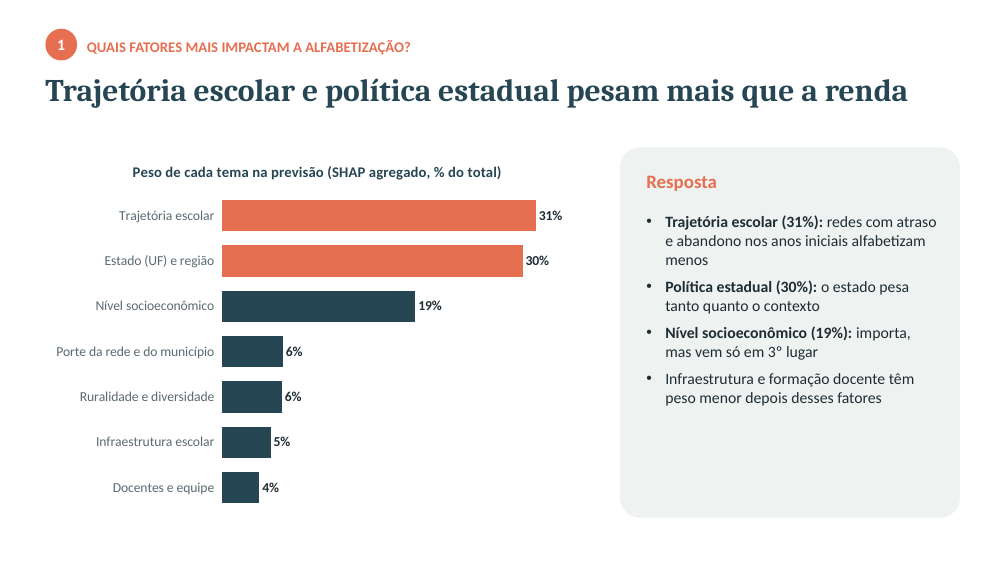
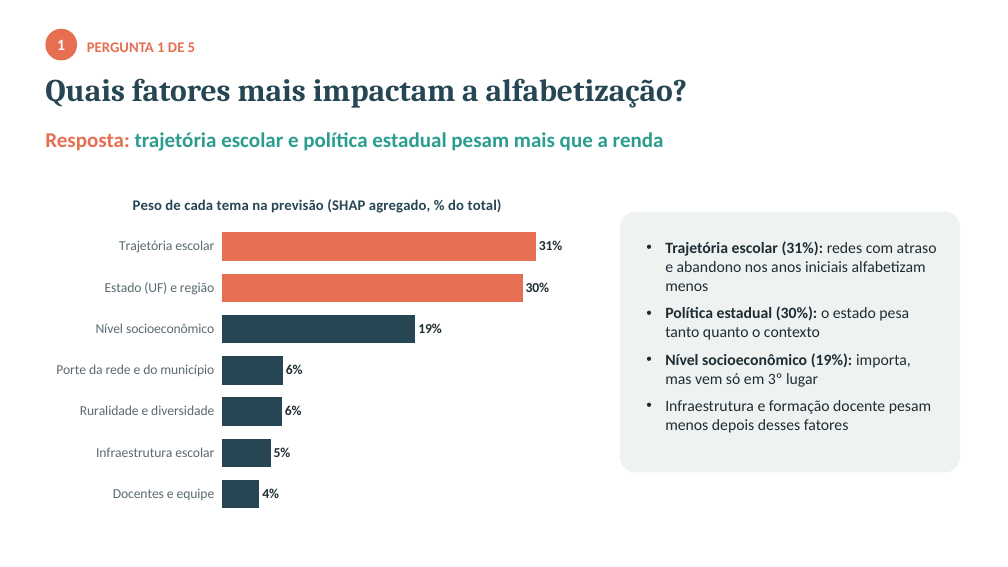
Before and after one commit to eliaslopesjr1-maker/tech-challenge-fase3-alfabetizacao, a slide deck: slide 5 of reports/apresentacao_executiva.pptx. Drawn at 1008x567 pixels with LibreOffice and Linux fonts; fonts in the diff are those of the drawing. Boxes give left, top, right and bottom in pixels: in the first picture for what was removed or moved away, otherwise in the second. Text is boxed around its words. In the diff, an @@ line names an element or a change of style, - is before the commit and + after.

Commit message:
Apresentação reorganizada por pergunta de negócio (2 slides cada)
Cada pergunta ganha um slide com a pergunta como título, a resposta direta
e o dado principal, e um slide de evidência. Novos slides: variáveis mais
influentes (SHAP x permutação), municípios-referência por grupo e as 37
redes onde gravidade e volume se encontram (58 mil crianças).

```diff
--- a/reports/apresentacao_executiva.pptx
+++ b/reports/apresentacao_executiva.pptx
@@ text added at (87,42,195,52), 14 pt, text #E76F51, bold @@
+PERGUNTA 1 DE 5
@@ text at (45,78,687,108): text changed; size 14 to 30 pt; font Calibri to Cambria; text colour #E76F51 to #264653 @@
-QUAIS FATORES MAIS IMPACTAM A ALFABETIZAÇÃO?
+Quais fatores mais impactam a alfabetização?
@@ text "Quais fatores mais impactam a ..." at (45,78,687,108): vertical alignment middle to top @@
@@ text at (45,132,664,151): text changed; size 30 to 20 pt; font Cambria to Calibri; text colour #264653 to #2A9D8F @@
-Trajetória escolar e política estadual pesam mais que a renda
+Resposta: trajetória escolar e política estadual pesam mais que a renda
@@ text removed at (646,175,717,191) @@
-Resposta
@@ bar chart at (45,181,590,522) @@
@@ colour of Series 1 #264653 to #4F81BD @@
@@ colours of single points changed @@
@@ bar chart: place and size @@
-bar chart at (45,147,590,518)
+bar chart at (45,181,590,522)
@@ rounded rectangle: place and size @@
-rounded rectangle at (620,147,960,518)
+rounded rectangle at (620,212,960,473)
@@ text "Trajetória escolar (31%): redes com ...": place and size @@
-text "Trajetória escolar (31%): redes com ..." at (665,280,914,406)
+text "Trajetória escolar (31%): redes com ..." at (665,241,937,433)
@@ text at (665,400,931,433): text changed @@
-• Infraestrutura e formação docente têm peso menor depois desses fatores
+• Infraestrutura e formação docente pesam menos depois desses fatores
```
Also in this commit, not shown: 8 other slides changed, 3 slides added, 1 other file.
